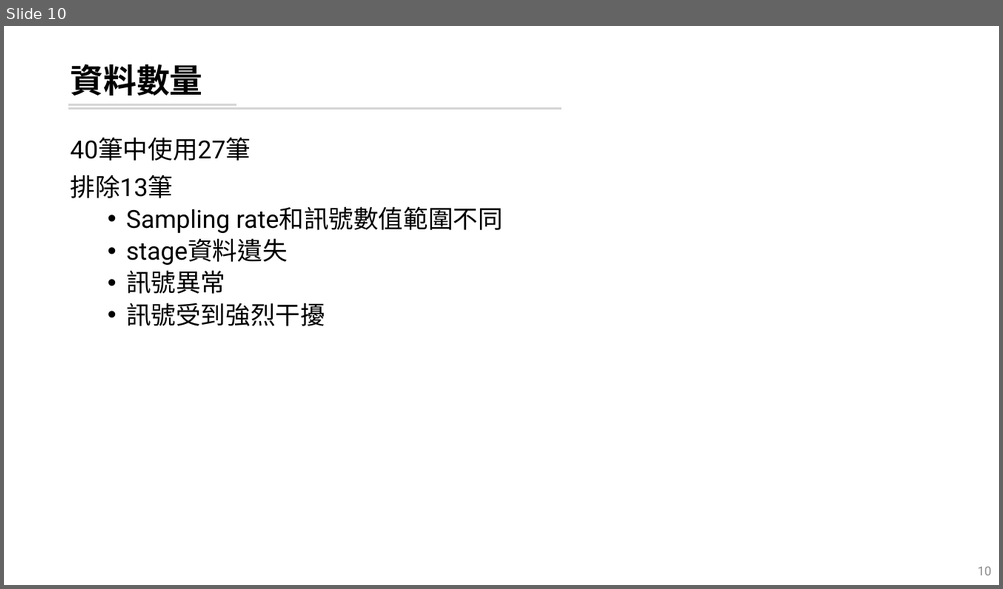
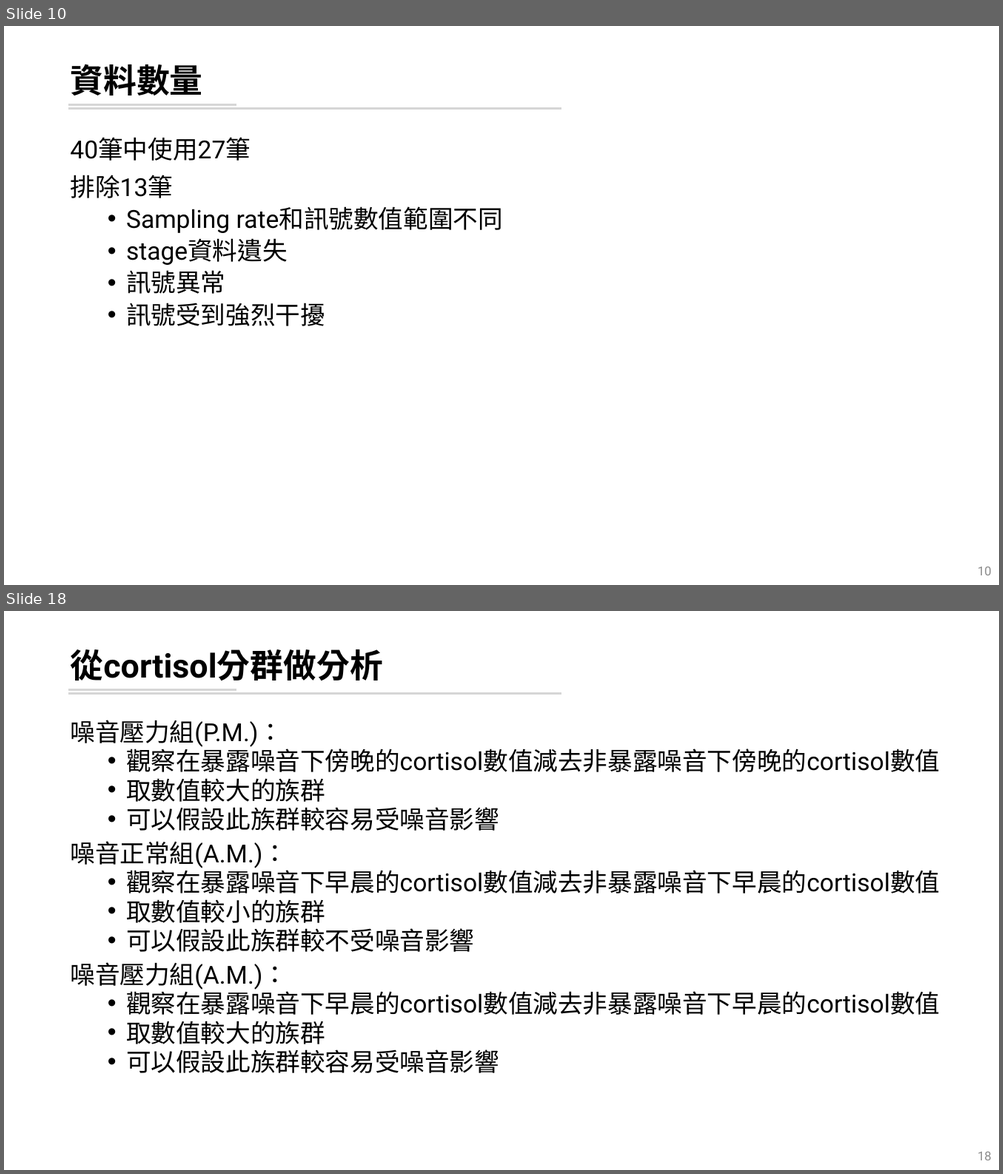
Before and after one commit to leooel97895750/REM_DataMining, a slide deck: 輪班工人暴露噪音下REM片斷化分析.pptx. Shown one above the other, each under a label of ours: slide 10 before the commit, slides 10 and 18 after it; the slides between them are not shown. The pictures are 1003x589 and 1003x1174 pixels, drawn with LibreOffice and Linux fonts; fonts in the diff are those of the drawing. Boxes give left, top, right and bottom in pixels: in the first picture for what was removed or moved away, otherwise in the second. Text is boxed around its words. In the diff, an @@ line names an element or a change of style, - is before the commit and + after.

```diff
--- a/輪班工人暴露噪音下REM片斷化分析.pptx
+++ b/輪班工人暴露噪音下REM片斷化分析.pptx
@@ slide 18 added at (4, 611, 999, 1170), background #FFFFFF; not listed: 2 template elements that a slide beside it also shows @@
@@ title added at (70, 649, 383, 681), 32 pt, text #000000, bold @@
+從cortisol分群做分析
@@ text added at (70, 720, 939, 1073), 24 pt, text #000000 @@
+噪音壓力組(P.M.)：
+  • 觀察在暴露噪音下傍晚的cortisol數值減去非暴露噪音下傍晚的cortisol數值
+  • 取數值較大的族群
+  • 可以假設此族群較容易受噪音影響
+噪音正常組(A.M.)：
+  • 觀察在暴露噪音下早晨的cortisol數值減去非暴露噪音下早晨的cortisol數值
+  • 取數值較小的族群
+  • 可以假設此族群較不受噪音影響
+噪音壓力組(A.M.)：
+  • 觀察在暴露噪音下早晨的cortisol數值減去非暴露噪音下早晨的cortisol數值
+  • 取數值較大的族群
+  • 可以假設此族群較容易受噪音影響
@@ page number added at (977, 1152, 991, 1161), 12 pt, text #8C8C8C @@
+18
```
Also in this commit, not shown: 6 slides changed, 29 other slides added, 3 other files.
